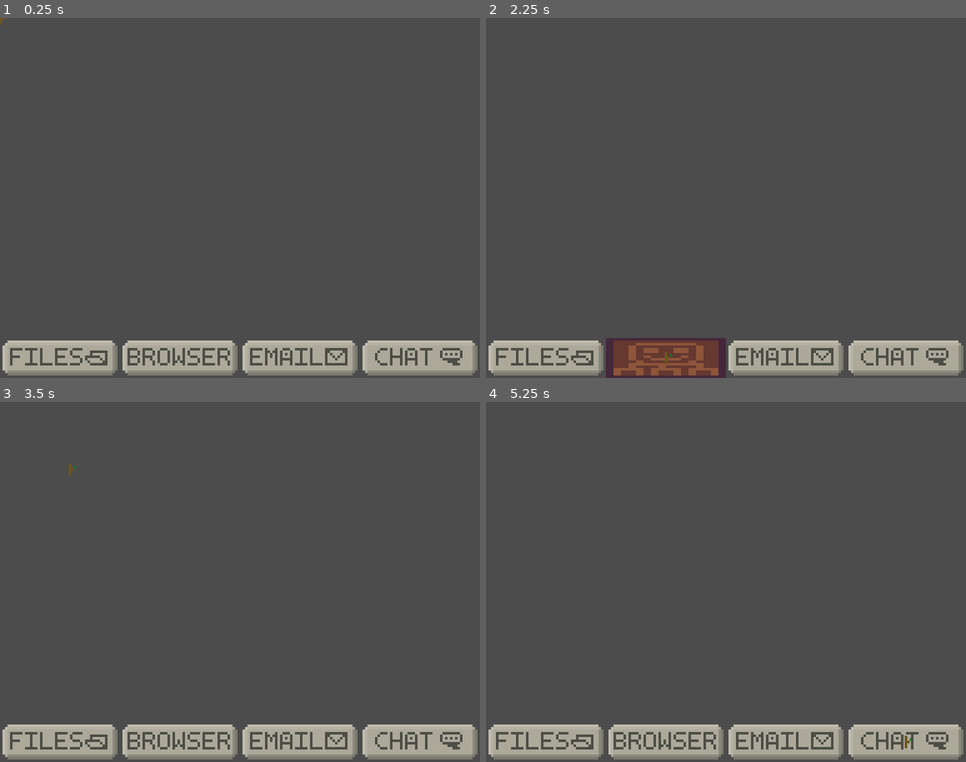
Above: before the commit, frames 1-4 (two rows, left to right).
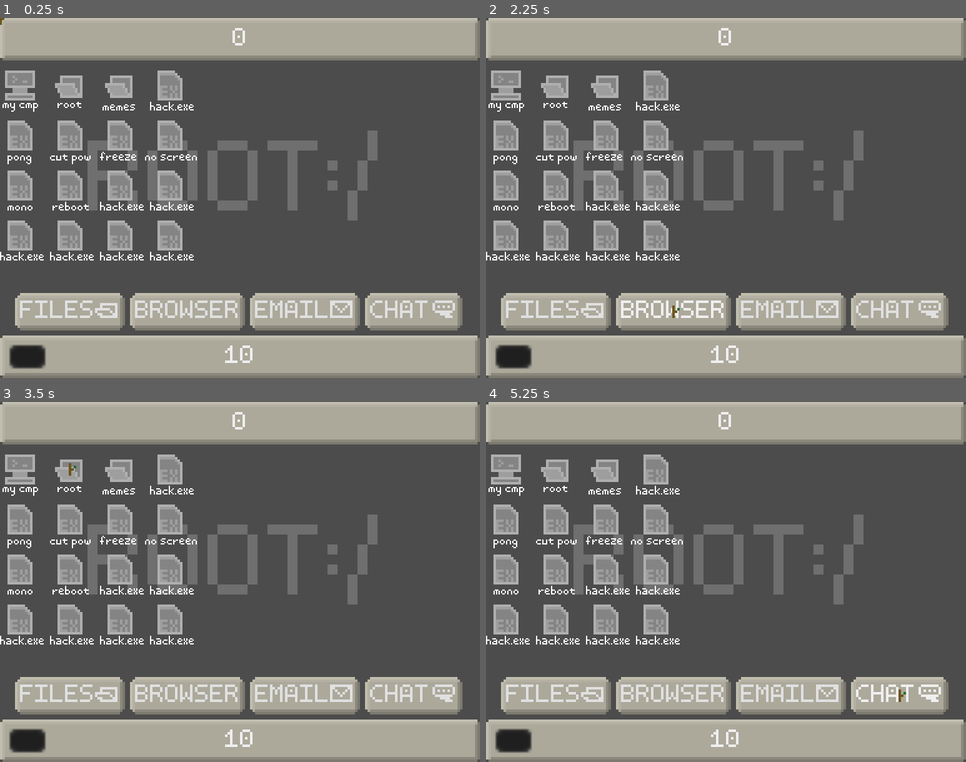
Above: after the commit, the same moments.

Repository: roushk/GlobalGameJam2023_Root
Game: Godot game, scene res://scenes/Computer.tscn
The game is run twice, just before and just after one commit, with the same random seed, the same clock (stepped at 60 frames per second) and the same inputs.
Inputs (mouse positions are in pixels of both pictures, inside the frame that each line leads up to; where the layout moved, square brackets give the same spot in the first picture):
- Up to frame 1 (0.25 s): no input
- Up to frame 2 (2.25 s): click (558, 313) [543, 356] at 0.5 s; click (505, 86) at 1.25 s, where only the run after the commit has a clickable "my cmp"; click (673, 313) [668, 356] at 2 s
- Up to frame 3 (3.5 s): click (72, 470) at 2.75 s, where only the run after the commit has a clickable "root"
- Up to frame 4 (5.25 s): click (793, 697) [783, 740] at 3.5 s; click (606, 470) at 4.25 s, where only the run after the commit has a clickable "memes"; click (898, 697) [908, 740] at 5 s

The runs differ from the first frame. In frame 1, 37% of the frame differs, in the area x 0-100%, y 0-100%; in frame 2, 39%; in frame 3, 37%; in frame 4, 37%.

Commit message:
Moved and reodered files.
Added 9rect elements and set them to default to Theme.
Added custom Font and set it as default
Added more to Computer Screen more properly spacing out the icons and desktop and executables
Added MainMenu scene for main menu.

Diff:
--- a/RootTheme.tres
+++ b/RootTheme.tres
@@ -1,19 +1,42 @@
-[gd_resource type="Theme" format=2]
+[gd_resource type="Theme" load_steps=6 format=2]
+
+[ext_resource path="res://assets/import/Font/RootFont.tres" type="DynamicFont" id=1]
+[ext_resource path="res://assets/import/UI/TanButton_Hovered_StyleboxTexture.tres" type="StyleBox" id=2]
+[ext_resource path="res://assets/import/UI/TanButton_Disabled_StyleboxTexture.tres" type="StyleBox" id=3]
+[ext_resource path="res://assets/import/UI/TanButton_StyleboxTexture.tres" type="StyleBox" id=4]
+[ext_resource path="res://assets/import/UI/TanWindow_StyleboxTexture.tres" type="StyleBox" id=5]
 
 [resource]
+default_font = ExtResource( 1 )
 Button/colors/font_color = Color( 0.88, 0.88, 0.88, 1 )
 Button/colors/font_color_disabled = Color( 0.9, 0.9, 0.9, 0.2 )
 Button/colors/font_color_focus = Color( 0.94, 0.94, 0.94, 1 )
 Button/colors/font_color_hover = Color( 0.94, 0.94, 0.94, 1 )
 Button/colors/font_color_pressed = Color( 1, 1, 1, 1 )
-Button/constants/hseparation = 0
-Button/fonts/font = null
-Button/styles/disabled = null
-Button/styles/focus = null
-Button/styles/hover = null
-Button/styles/normal = null
-Button/styles/pressed = null
+Button/constants/hseparation = -1
+Button/fonts/font = ExtResource( 1 )
+Button/styles/disabled = ExtResource( 3 )
+Button/styles/focus = ExtResource( 4 )
+Button/styles/hover = ExtResource( 2 )
+Button/styles/normal = ExtResource( 4 )
+Button/styles/pressed = ExtResource( 3 )
 HBoxContainer/constants/separation = 0
+Label/colors/font_color = Color( 1, 1, 1, 1 )
+Label/colors/font_color_shadow = Color( 0, 0, 0, 0 )
+Label/colors/font_outline_modulate = Color( 1, 1, 1, 1 )
+Label/constants/line_spacing = 3
+Label/constants/shadow_as_outline = 0
+Label/constants/shadow_offset_x = 1
+Label/constants/shadow_offset_y = 1
+Label/fonts/font = ExtResource( 1 )
+Label/styles/normal = null
+MarginContainer/constants/margin_bottom = 0
+MarginContainer/constants/margin_left = 0
+MarginContainer/constants/margin_right = 0
+MarginContainer/constants/margin_top = 0
+ProgressBar/colors/font_color = Color( 0.94, 0.94, 0.94, 1 )
+ProgressBar/colors/font_color_shadow = Color( 0, 0, 0, 1 )
+ProgressBar/styles/bg = ExtResource( 5 )
 TextEdit/colors/background_color = Color( 0, 0, 0, 0 )
 TextEdit/colors/bookmark_color = Color( 0.08, 0.49, 0.98, 1 )
 TextEdit/colors/brace_mismatch_color = Color( 1, 0.2, 0.2, 1 )
@@ -44,7 +67,7 @@
 TextEdit/constants/completion_max_width = 50
 TextEdit/constants/completion_scroll_width = 6
 TextEdit/constants/line_spacing = 4
-TextEdit/fonts/font = null
+TextEdit/fonts/font = ExtResource( 1 )
 TextEdit/icons/fold = null
 TextEdit/icons/folded = null
 TextEdit/icons/space = null
--- /dev/null
+++ b/assets/import/Font/RootFont.tres
@@ -0,0 +1,8 @@
+[gd_resource type="DynamicFont" load_steps=2 format=2]
+
+[ext_resource path="res://assets/import/Font/rootfont.ttf" type="DynamicFontData" id=1]
+
+[resource]
+size = 10
+outline_color = Color( 0, 0, 0, 1 )
+font_data = ExtResource( 1 )
--- /dev/null
+++ b/assets/import/UI/TanButton_Disabled_StyleboxTexture.tres
@@ -0,0 +1,11 @@
+[gd_resource type="StyleBoxTexture" load_steps=2 format=2]
+
+[ext_resource path="res://assets/import/UI/TanButton9Rect_Disabled.png" type="Texture" id=1]
+
+[resource]
+texture = ExtResource( 1 )
+region_rect = Rect2( 0, 0, 8, 8 )
+margin_left = 3.0
+margin_right = 3.0
+margin_top = 3.0
+margin_bottom = 3.0
--- /dev/null
+++ b/assets/import/UI/TanButton_Hovered_StyleboxTexture.tres
@@ -0,0 +1,11 @@
+[gd_resource type="StyleBoxTexture" load_steps=2 format=2]
+
+[ext_resource path="res://assets/import/UI/TanButton9Rect_Hovered.png" type="Texture" id=1]
+
+[resource]
+texture = ExtResource( 1 )
+region_rect = Rect2( 0, 0, 8, 8 )
+margin_left = 3.0
+margin_right = 3.0
+margin_top = 3.0
+margin_bottom = 3.0
--- /dev/null
+++ b/assets/import/UI/TanButton_StyleboxTexture.tres
@@ -0,0 +1,11 @@
+[gd_resource type="StyleBoxTexture" load_steps=2 format=2]
+
+[ext_resource path="res://assets/import/UI/TanButton9Rect.png" type="Texture" id=1]
+
+[resource]
+texture = ExtResource( 1 )
+region_rect = Rect2( 0, 0, 8, 8 )
+margin_left = 3.0
+margin_right = 3.0
+margin_top = 3.0
+margin_bottom = 3.0
--- /dev/null
+++ b/assets/import/UI/TanWindow_StyleboxTexture.tres
@@ -0,0 +1,11 @@
+[gd_resource type="StyleBoxTexture" load_steps=2 format=2]
+
+[ext_resource path="res://assets/import/UI/TanWindow9Rect.png" type="Texture" id=1]
+
+[resource]
+texture = ExtResource( 1 )
+region_rect = Rect2( 1, 1, 6, 6 )
+margin_left = 3.0
+margin_right = 3.0
+margin_top = 3.0
+margin_bottom = 3.0
--- a/project.godot
+++ b/project.godot
@@ -24,10 +24,12 @@
 [global]
 
 res=false
+font=false
 
 [gui]
 
 common/drop_mouse_on_gui_input_disabled=true
+theme/custom_font="res://assets/import/Font/RootFont.tres"
 
 [importer_defaults]
 
--- a/scenes/Computer.tscn
+++ b/scenes/Computer.tscn
@@ -1,16 +1,25 @@
-[gd_scene load_steps=9 format=2]
-
-[ext_resource path="res://assets/import/BrowserButton.png" type="Texture" id=1]
-[ext_resource path="res://assets/import/FilesButton-Sheet.png" type="Texture" id=2]
-[ext_resource path="res://assets/import/ChatButton.png" type="Texture" id=3]
-[ext_resource path="res://assets/import/EmailButton.png" type="Texture" id=4]
+[gd_scene load_steps=7 format=2]
+
+[ext_resource path="res://assets/import/UI/DesktopIcons/FolderIcon.png" type="Texture" id=1]
+[ext_resource path="res://assets/import/UI/DesktopIcons/ComputerIcon.png" type="Texture" id=2]
+[ext_resource path="res://assets/import/UI/DesktopIcons/FileIcon.png" type="Texture" id=3]
 [ext_resource path="res://RootTheme.tres" type="Theme" id=5]
 [ext_resource path="res://assets/import/Mouse.png" type="Texture" id=6]
 [ext_resource path="res://scripts/Mouse.gd" type="Script" id=7]
-[ext_resource path="res://assets/import/UI_Test.png" type="Texture" id=8]
 
 [node name="Node" type="Node"]
 pause_mode = 2
+
+[node name="SpecialChars" type="Button" parent="."]
+margin_left = 42.0
+margin_top = -51.0
+margin_right = 115.0
+margin_bottom = -34.0
+grow_horizontal = 0
+grow_vertical = 0
+rect_min_size = Vector2( 6, 16 )
+text = "ÂÁÀ"
+align = 0
 
 [node name="Root" type="ReferenceRect" parent="."]
 pause_mode = 2
@@ -21,64 +30,379 @@
 "_edit_lock_": true
 }
 
+[node name="Background" type="RichTextLabel" parent="Root"]
+modulate = Color( 1, 1, 1, 0.196078 )
+anchor_right = 1.0
+anchor_bottom = 1.0
+margin_left = 35.0
+margin_top = 45.0
+margin_right = -125.0
+margin_bottom = -89.0
+rect_scale = Vector2( 4, 4 )
+meta_underlined = false
+text = "ROOT:/"
+scroll_active = false
+
 [node name="DesktopBackground" type="TextureRect" parent="Root"]
 pause_mode = 2
 anchor_right = 1.0
 anchor_bottom = 1.0
-
-[node name="ComputerTaskbar" type="HBoxContainer" parent="Root/DesktopBackground"]
+__meta__ = {
+"_edit_lock_": true
+}
+
+[node name="EnemyHealthUI" type="ProgressBar" parent="Root"]
+anchor_right = 1.0
+margin_bottom = 17.0
+
+[node name="PlayerHealthUI" type="ProgressBar" parent="Root"]
+anchor_right = 1.0
+margin_top = 127.0
+margin_bottom = 144.0
+value = 10.0
+
+[node name="DesktopRefRect" type="ReferenceRect" parent="Root"]
+anchor_right = 1.0
+anchor_bottom = 1.0
+margin_top = 19.0
+margin_bottom = -36.0
+__meta__ = {
+"_edit_lock_": true
+}
+
+[node name="DesktopIcons" type="GridContainer" parent="Root/DesktopRefRect"]
+anchor_right = 1.0
+anchor_bottom = 0.8
+margin_bottom = 3.2
+columns = 4
+
+[node name="MyComputer" type="TextureButton" parent="Root/DesktopRefRect/DesktopIcons"]
+margin_right = 16.0
+margin_bottom = 16.0
+texture_normal = ExtResource( 2 )
+
+[node name="RichTextLabel" type="RichTextLabel" parent="Root/DesktopRefRect/DesktopIcons/MyComputer"]
+anchor_right = 1.0
+anchor_bottom = 1.0
+margin_left = 1.0
+margin_top = 13.0
+margin_right = 17.0
+margin_bottom = 9.0
+rect_scale = Vector2( 0.5, 0.5 )
+text = "my cmp"
+scroll_active = false
+
+[node name="root" type="TextureButton" parent="Root/DesktopRefRect/DesktopIcons"]
+margin_left = 20.0
+margin_right = 36.0
+margin_bottom = 16.0
+texture_normal = ExtResource( 1 )
+
+[node name="RichTextLabel2" type="RichTextLabel" parent="Root/DesktopRefRect/DesktopIcons/root"]
+anchor_right = 1.0
+anchor_bottom = 1.0
+margin_left = 3.0
+margin_top = 13.0
+margin_right = 11.0
+margin_bottom = 9.0
+rect_scale = Vector2( 0.5, 0.5 )
+text = "root"
+scroll_active = false
+
+[node name="memes" type="TextureButton" parent="Root/DesktopRefRect/DesktopIcons"]
+margin_left = 40.0
+margin_right = 56.0
+margin_bottom = 16.0
+texture_normal = ExtResource( 1 )
+
+[node name="RichTextLabel2" type="RichTextLabel" parent="Root/DesktopRefRect/DesktopIcons/memes"]
+anchor_right = 1.0
+anchor_bottom = 1.0
+margin_left = 0.5
+margin_top = 14.0
+margin_right = 16.5
+margin_bottom = 10.0
+rect_scale = Vector2( 0.5, 0.5 )
+text = "memes"
+scroll_active = false
+
+[node name="hackexe" type="TextureButton" parent="Root/DesktopRefRect/DesktopIcons"]
+margin_left = 60.0
+margin_right = 76.0
+margin_bottom = 16.0
+texture_normal = ExtResource( 3 )
+
+[node name="RichTextLabel3" type="RichTextLabel" parent="Root/DesktopRefRect/DesktopIcons/hackexe"]
+anchor_right = 1.0
+anchor_bottom = 1.0
+margin_top = 14.0
+margin_right = 20.0
+margin_bottom = 10.0
+rect_scale = Vector2( 0.5, 0.5 )
+text = "hack.exe"
+scroll_active = false
+
+[node name="pong" type="TextureButton" parent="Root/DesktopRefRect/DesktopIcons"]
+margin_top = 20.0
+margin_right = 16.0
+margin_bottom = 36.0
+texture_normal = ExtResource( 3 )
+
+[node name="RichTextLabel3" type="RichTextLabel" parent="Root/DesktopRefRect/DesktopIcons/pong"]
+anchor_right = 1.0
+anchor_bottom = 1.0
+margin_left = 3.0
+margin_top = 14.0
+margin_right = 23.0
+margin_bottom = 10.0
+rect_scale = Vector2( 0.5, 0.5 )
+text = "pong"
+scroll_active = false
+
+[node name="cutpow" type="TextureButton" parent="Root/DesktopRefRect/DesktopIcons"]
+margin_left = 20.0
+margin_top = 20.0
+margin_right = 36.0
+margin_bottom = 36.0
+texture_normal = ExtResource( 3 )
+
+[node name="RichTextLabel3" type="RichTextLabel" parent="Root/DesktopRefRect/DesktopIcons/cutpow"]
+anchor_right = 1.0
+anchor_bottom = 1.0
+margin_top = 14.0
+margin_right = 20.0
+margin_bottom = 18.0
+rect_scale = Vector2( 0.5, 0.5 )
+text = "cut pow"
+scroll_active = false
+
+[node name="freeze" type="TextureButton" parent="Root/DesktopRefRect/DesktopIcons"]
+margin_left = 40.0
+margin_top = 20.0
+margin_right = 56.0
+margin_bottom = 36.0
+texture_normal = ExtResource( 3 )
+
+[node name="RichTextLabel3" type="RichTextLabel" parent="Root/DesktopRefRect/DesktopIcons/freeze"]
+anchor_right = 1.0
+anchor_bottom = 1.0
+margin_top = 14.0
+margin_right = 20.0
+margin_bottom = 10.0
+rect_scale = Vector2( 0.5, 0.5 )
+text = "freeze"
+scroll_active = false
+
+[node name="closescreen" type="TextureButton" parent="Root/DesktopRefRect/DesktopIcons"]
+margin_left = 60.0
+margin_top = 20.0
+margin_right = 76.0
+margin_bottom = 36.0
+texture_normal = ExtResource( 3 )
+
+[node name="RichTextLabel3" type="RichTextLabel" parent="Root/DesktopRefRect/DesktopIcons/closescreen"]
+anchor_right = 1.0
+anchor_bottom = 1.0
+margin_left = -2.0
+margin_top = 14.0
+margin_right = 26.0
+margin_bottom = 10.0
+rect_scale = Vector2( 0.5, 0.5 )
+text = "no screen"
+scroll_active = false
+
+[node name="mono" type="TextureButton" parent="Root/DesktopRefRect/DesktopIcons"]
+margin_top = 40.0
+margin_right = 16.0
+margin_bottom = 56.0
+texture_normal = ExtResource( 3 )
+
+[node name="RichTextLabel3" type="RichTextLabel" parent="Root/DesktopRefRect/DesktopIcons/mono"]
+anchor_right = 1.0
+anchor_bottom = 1.0
+margin_left = 3.0
+margin_top = 14.0
+margin_right = 23.0
+margin_bottom = 10.0
+rect_scale = Vector2( 0.5, 0.5 )
+text = "mono"
+scroll_active = false
+
+[node name="File11" type="TextureButton" parent="Root/DesktopRefRect/DesktopIcons"]
+margin_left = 20.0
+margin_top = 40.0
+margin_right = 36.0
+margin_bottom = 56.0
+texture_normal = ExtResource( 3 )
+
+[node name="RichTextLabel3" type="RichTextLabel" parent="Root/DesktopRefRect/DesktopIcons/File11"]
+anchor_right = 1.0
+anchor_bottom = 1.0
+margin_left = 1.0
+margin_top = 14.0
+margin_right = 21.0
+margin_bottom = 10.0
+rect_scale = Vector2( 0.5, 0.5 )
+text = "reboot"
+scroll_active = false
+
+[node name="File12" type="TextureButton" parent="Root/DesktopRefRect/DesktopIcons"]
+margin_left = 40.0
+margin_top = 40.0
+margin_right = 56.0
+margin_bottom = 56.0
+texture_normal = ExtResource( 3 )
+
+[node name="RichTextLabel3" type="RichTextLabel" parent="Root/DesktopRefRect/DesktopIcons/File12"]
+anchor_right = 1.0
+anchor_bottom = 1.0
+margin_top = 14.0
+margin_right = 20.0
+margin_bottom = 10.0
+rect_scale = Vector2( 0.5, 0.5 )
+text = "hack.exe"
+scroll_active = false
+
+[node name="File13" type="TextureButton" parent="Root/DesktopRefRect/DesktopIcons"]
+margin_left = 60.0
+margin_top = 40.0
+margin_right = 76.0
+margin_bottom = 56.0
+texture_normal = ExtResource( 3 )
+
+[node name="RichTextLabel3" type="RichTextLabel" parent="Root/DesktopRefRect/DesktopIcons/File13"]
+anchor_right = 1.0
+anchor_bottom = 1.0
+margin_top = 14.0
+margin_right = 20.0
+margin_bottom = 10.0
+rect_scale = Vector2( 0.5, 0.5 )
+text = "hack.exe"
+scroll_active = false
+
+[node name="File14" type="TextureButton" parent="Root/DesktopRefRect/DesktopIcons"]
+margin_top = 60.0
+margin_right = 16.0
+margin_bottom = 76.0
+texture_normal = ExtResource( 3 )
+
+[node name="RichTextLabel3" type="RichTextLabel" parent="Root/DesktopRefRect/DesktopIcons/File14"]
+anchor_right = 1.0
+anchor_bottom = 1.0
+margin_top = 14.0
+margin_right = 20.0
+margin_bottom = 10.0
+rect_scale = Vector2( 0.5, 0.5 )
+text = "hack.exe"
+scroll_active = false
+
+[node name="File15" type="TextureButton" parent="Root/DesktopRefRect/DesktopIcons"]
+margin_left = 20.0
+margin_top = 60.0
+margin_right = 36.0
+margin_bottom = 76.0
+texture_normal = ExtResource( 3 )
+
+[node name="RichTextLabel3" type="RichTextLabel" parent="Root/DesktopRefRect/DesktopIcons/File15"]
+anchor_right = 1.0
+anchor_bottom = 1.0
+margin_top = 14.0
+margin_right = 20.0
+margin_bottom = 10.0
+rect_scale = Vector2( 0.5, 0.5 )
+text = "hack.exe"
+scroll_active = false
+
+[node name="File16" type="TextureButton" parent="Root/DesktopRefRect/DesktopIcons"]
+margin_left = 40.0
+margin_top = 60.0
+margin_right = 56.0
+margin_bottom = 76.0
+texture_normal = ExtResource( 3 )
+
+[node name="RichTextLabel3" type="RichTextLabel" parent="Root/DesktopRefRect/DesktopIcons/File16"]
+anchor_right = 1.0
+anchor_bottom = 1.0
+margin_top = 14.0
+margin_right = 20.0
+margin_bottom = 10.0
+rect_scale = Vector2( 0.5, 0.5 )
+text = "hack.exe"
+scroll_active = false
+
+[node name="File17" type="TextureButton" parent="Root/DesktopRefRect/DesktopIcons"]
+margin_left = 60.0
+margin_top = 60.0
+margin_right = 76.0
+margin_bottom = 76.0
+texture_normal = ExtResource( 3 )
+
+[node name="RichTextLabel3" type="RichTextLabel" parent="Root/DesktopRefRect/DesktopIcons/File17"]
+anchor_right = 1.0
+anchor_bottom = 1.0
+margin_top = 14.0
+margin_right = 20.0
+margin_bottom = 10.0
+rect_scale = Vector2( 0.5, 0.5 )
+text = "hack.exe"
+scroll_active = false
+
+[node name="MarginContainer" type="MarginContainer" parent="Root/DesktopRefRect/DesktopIcons"]
+margin_top = 80.0
+margin_right = 16.0
+margin_bottom = 80.0
+
+[node name="ComputerTaskbar" type="HBoxContainer" parent="Root/DesktopRefRect"]
 pause_mode = 2
 anchor_top = 1.0
 anchor_right = 1.0
 anchor_bottom = 1.0
-margin_top = -16.0
+margin_top = 1.0
+margin_bottom = 18.0
 theme = ExtResource( 5 )
-
-[node name="FilesButton" type="TextureButton" parent="Root/DesktopBackground/ComputerTaskbar"]
-pause_mode = 2
-margin_right = 48.0
-margin_bottom = 16.0
-rect_min_size = Vector2( 48, 0 )
-texture_normal = ExtResource( 2 )
-texture_pressed = ExtResource( 8 )
-texture_hover = ExtResource( 2 )
-expand = true
-
-[node name="BrowserButton" type="TextureButton" parent="Root/DesktopBackground/ComputerTaskbar"]
-pause_mode = 2
-margin_left = 48.0
-margin_right = 96.0
-margin_bottom = 16.0
-rect_min_size = Vector2( 48, 0 )
-texture_normal = ExtResource( 1 )
-texture_pressed = ExtResource( 1 )
-texture_hover = ExtResource( 8 )
-expand = true
-
-[node name="EmailButton" type="TextureButton" parent="Root/DesktopBackground/ComputerTaskbar"]
-pause_mode = 2
-margin_left = 96.0
-margin_right = 144.0
-margin_bottom = 16.0
-rect_min_size = Vector2( 48, 0 )
-texture_normal = ExtResource( 4 )
-texture_pressed = ExtResource( 4 )
-texture_hover = ExtResource( 4 )
-expand = true
-
-[node name="ChatButton" type="TextureButton" parent="Root/DesktopBackground/ComputerTaskbar"]
-pause_mode = 2
-margin_left = 144.0
-margin_right = 192.0
-margin_bottom = 16.0
-rect_min_size = Vector2( 48, 0 )
-theme = ExtResource( 5 )
-texture_normal = ExtResource( 3 )
-texture_pressed = ExtResource( 3 )
-texture_hover = ExtResource( 3 )
-expand = true
+alignment = 1
+
+[node name="FilesButton" type="Button" parent="Root/DesktopRefRect/ComputerTaskbar"]
+margin_left = 5.0
+margin_right = 51.0
+margin_bottom = 17.0
+grow_horizontal = 0
+grow_vertical = 0
+rect_min_size = Vector2( 6, 16 )
+text = "FILESÀ"
+align = 0
+
+[node name="BrowserButton" type="Button" parent="Root/DesktopRefRect/ComputerTaskbar"]
+margin_left = 51.0
+margin_right = 99.0
+margin_bottom = 17.0
+grow_horizontal = 0
+grow_vertical = 0
+rect_min_size = Vector2( 6, 16 )
+text = "BROWSER"
+align = 0
+
+[node name="EmailButton" type="Button" parent="Root/DesktopRefRect/ComputerTaskbar"]
+margin_left = 99.0
+margin_right = 145.0
+margin_bottom = 17.0
+grow_horizontal = 0
+grow_vertical = 0
+rect_min_size = Vector2( 6, 16 )
+text = "EMAILÂ"
+align = 0
+
+[node name="ChatButton" type="Button" parent="Root/DesktopRefRect/ComputerTaskbar"]
+margin_left = 145.0
+margin_right = 186.0
+margin_bottom = 17.0
+grow_horizontal = 0
+grow_vertical = 0
+rect_min_size = Vector2( 6, 16 )
+text = "CHATÁ"
+align = 0
 
 [node name="Mouse" type="Sprite" parent="."]
-position = Vector2( 14, 11 )
+position = Vector2( -10, 7 )
 texture = ExtResource( 6 )
 script = ExtResource( 7 )
--- /dev/null
+++ b/scenes/MainMenu.tscn
@@ -0,0 +1,78 @@
+[gd_scene load_steps=8 format=2]
+
+[ext_resource path="res://assets/import/UI/Buttons/BrowserButton.png" type="Texture" id=1]
+[ext_resource path="res://assets/import/UI/Buttons/FilesButton-Sheet.png" type="Texture" id=2]
+[ext_resource path="res://assets/import/UI/Buttons/EmailButton.png" type="Texture" id=4]
+[ext_resource path="res://RootTheme.tres" type="Theme" id=5]
+[ext_resource path="res://assets/import/Mouse.png" type="Texture" id=6]
+[ext_resource path="res://scripts/Mouse.gd" type="Script" id=7]
+[ext_resource path="res://assets/import/UI_Test.png" type="Texture" id=8]
+
+[node name="Node" type="Node"]
+pause_mode = 2
+
+[node name="Root" type="ReferenceRect" parent="."]
+pause_mode = 2
+anchor_right = 1.0
+anchor_bottom = 1.0
+theme = ExtResource( 5 )
+__meta__ = {
+"_edit_lock_": true
+}
+
+[node name="DesktopBackground" type="TextureRect" parent="Root"]
+pause_mode = 2
+anchor_right = 1.0
+anchor_bottom = 1.0
+
+[node name="ComputerTaskbar" type="HBoxContainer" parent="Root/DesktopBackground"]
+pause_mode = 2
+anchor_top = 1.0
+anchor_right = 1.0
+anchor_bottom = 1.0
+margin_top = -32.0
+margin_bottom = -16.0
+theme = ExtResource( 5 )
+alignment = 1
+
+[node name="FilesButton" type="TextureButton" parent="Root/DesktopBackground/ComputerTaskbar"]
+pause_mode = 2
+margin_left = 24.0
+margin_right = 72.0
+margin_bottom = 16.0
+rect_min_size = Vector2( 48, 0 )
+texture_normal = ExtResource( 2 )
+texture_pressed = ExtResource( 8 )
+texture_hover = ExtResource( 2 )
+expand = true
+
+[node name="RichTextLabel" type="RichTextLabel" parent="Root/DesktopBackground/ComputerTaskbar/FilesButton"]
+margin_right = 40.0
+margin_bottom = 40.0
+
+[node name="BrowserButton" type="TextureButton" parent="Root/DesktopBackground/ComputerTaskbar"]
+pause_mode = 2
+margin_left = 72.0
+margin_right = 120.0
+margin_bottom = 16.0
+rect_min_size = Vector2( 48, 0 )
+texture_normal = ExtResource( 1 )
+texture_pressed = ExtResource( 1 )
+texture_hover = ExtResource( 8 )
+expand = true
+
+[node name="EmailButton" type="TextureButton" parent="Root/DesktopBackground/ComputerTaskbar"]
+pause_mode = 2
+margin_left = 120.0
+margin_right = 168.0
+margin_bottom = 16.0
+rect_min_size = Vector2( 48, 0 )
+texture_normal = ExtResource( 4 )
+texture_pressed = ExtResource( 4 )
+texture_hover = ExtResource( 4 )
+expand = true
+
+[node name="Mouse" type="Sprite" parent="."]
+position = Vector2( 14, 11 )
+texture = ExtResource( 6 )
+script = ExtResource( 7 )
Binary file added: assets/import/Font/rootfont.ttf
Renamed: assets/import/BrowserButton.png -> assets/import/UI/Buttons/BrowserButton.png
Not shown, added: assets/import/UI/Buttons/BrowserButton.png.import
Renamed: assets/import/ChatButton.png -> assets/import/UI/Buttons/ChatButton.png
Not shown, changed: assets/import/UI/Buttons/ChatButton.png.import
Renamed: assets/import/EmailButton.png -> assets/import/UI/Buttons/EmailButton.png
Not shown, added: assets/import/UI/Buttons/EmailButton.png.import
Renamed: assets/import/FilesButton-Sheet.png -> assets/import/UI/Buttons/FilesButton-Sheet.png
Not shown, changed: assets/import/UI/Buttons/FilesButton-Sheet.png.import
Binary file added: assets/import/UI/DesktopIcons/ComputerIcon.png
Not shown, added: assets/import/UI/DesktopIcons/ComputerIcon.png.import
Binary file added: assets/import/UI/DesktopIcons/FileIcon.png
(and 25 more such lines)
